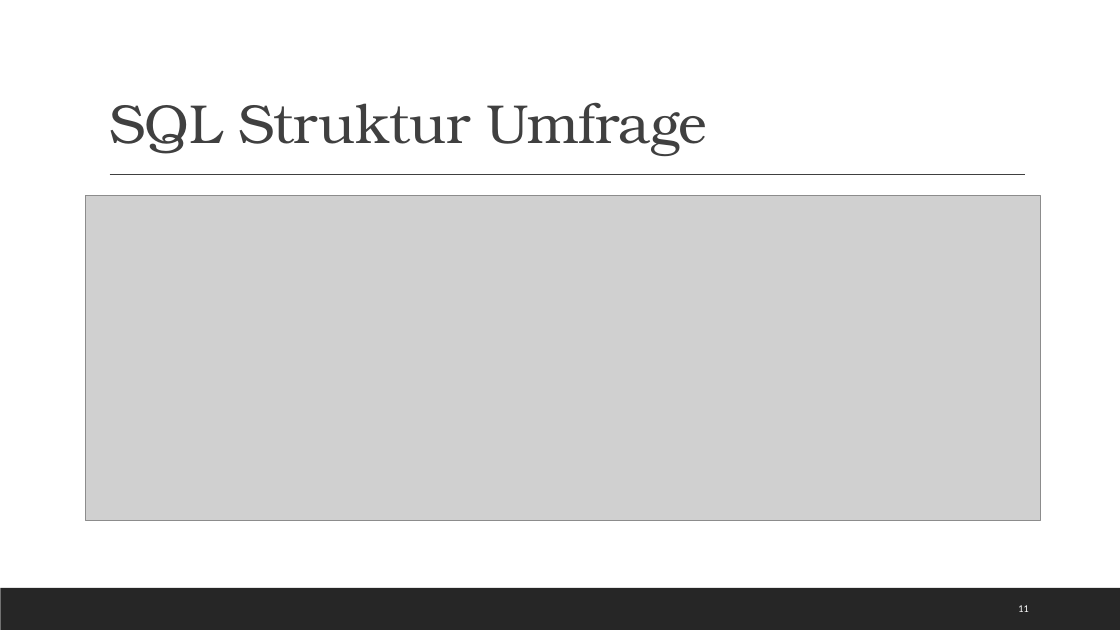
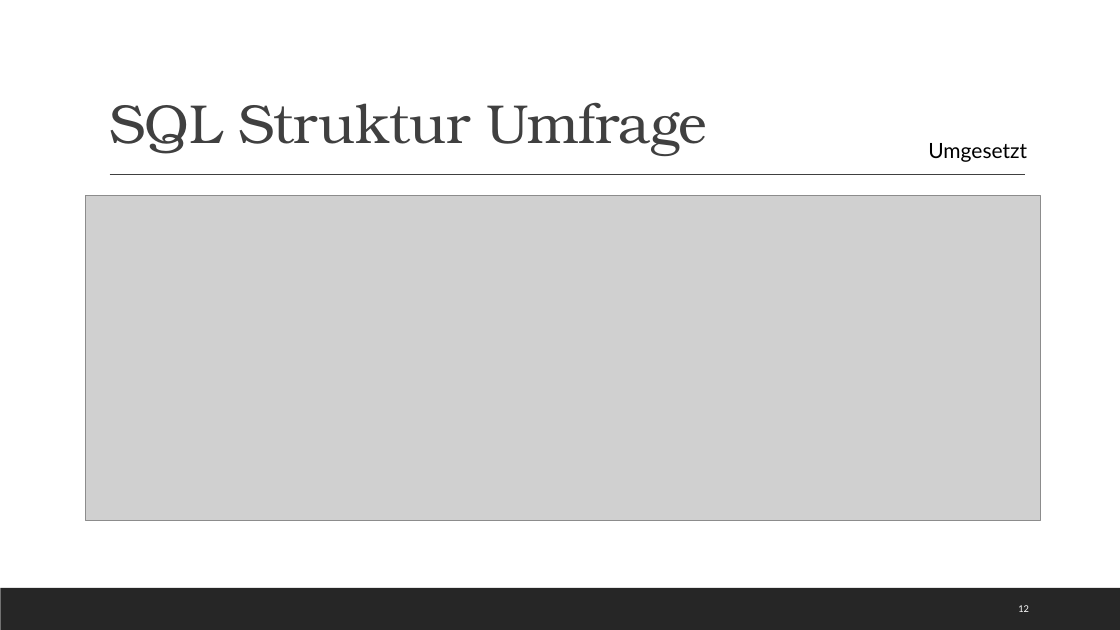
Before and after one commit to Kplacken/EPWS2020SerttasPlackenhohn, a slide deck: slide 12 of Audits/Audit 4/WS2020_SerttasPlackenhohn_Audit4.pptx (slide 11 before the commit). Drawn at 1120x630 pixels with LibreOffice and Linux fonts; fonts in the diff are those of the drawing; grey boxes stand for pictures. Boxes give left, top, right and bottom in pixels: in the first picture for what was removed or moved away, otherwise in the second. Text is boxed around its words. In the diff, an @@ line names an element or a change of style, - is before the commit and + after.

```diff
--- a/Audits/Audit 4/WS2020_SerttasPlackenhohn_Audit4.pptx
+++ b/Audits/Audit 4/WS2020_SerttasPlackenhohn_Audit4.pptx
@@ text added at [928, 143, 1027, 162], 18 pt, text #000000 @@
+Umgesetzt
@@ page number at [1018, 605, 1029, 612]: text changed @@
-11
+12
```
Also in this commit, not shown: 7 other slides changed, 1 slide added, 1 slide removed.
